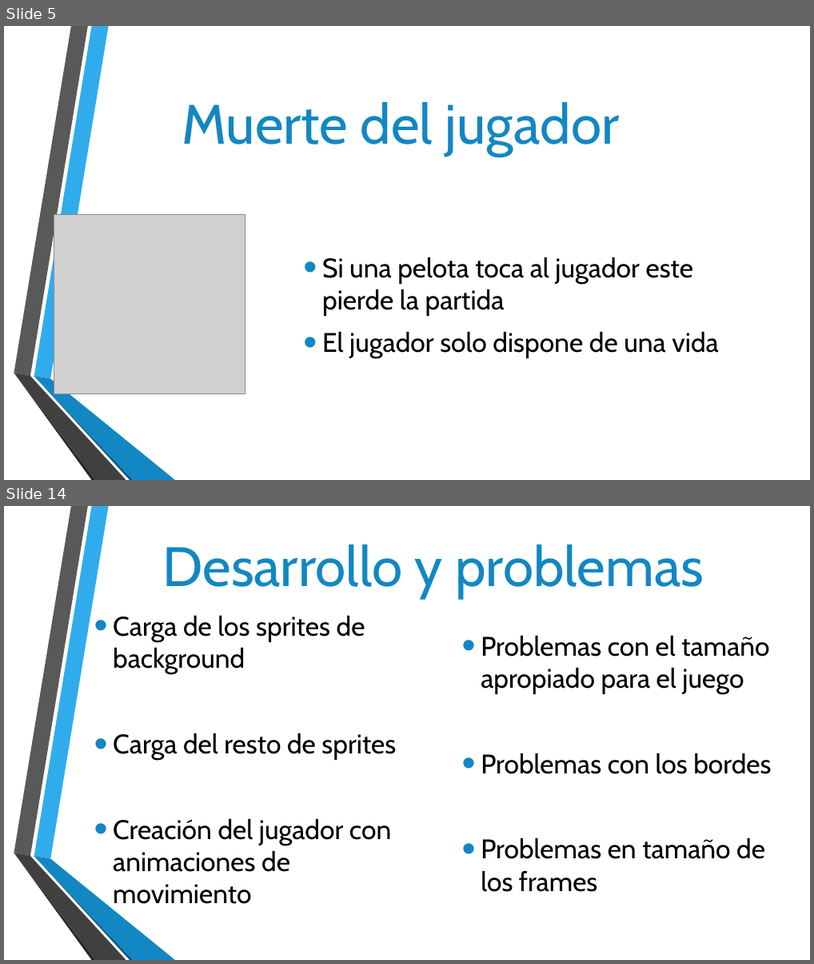
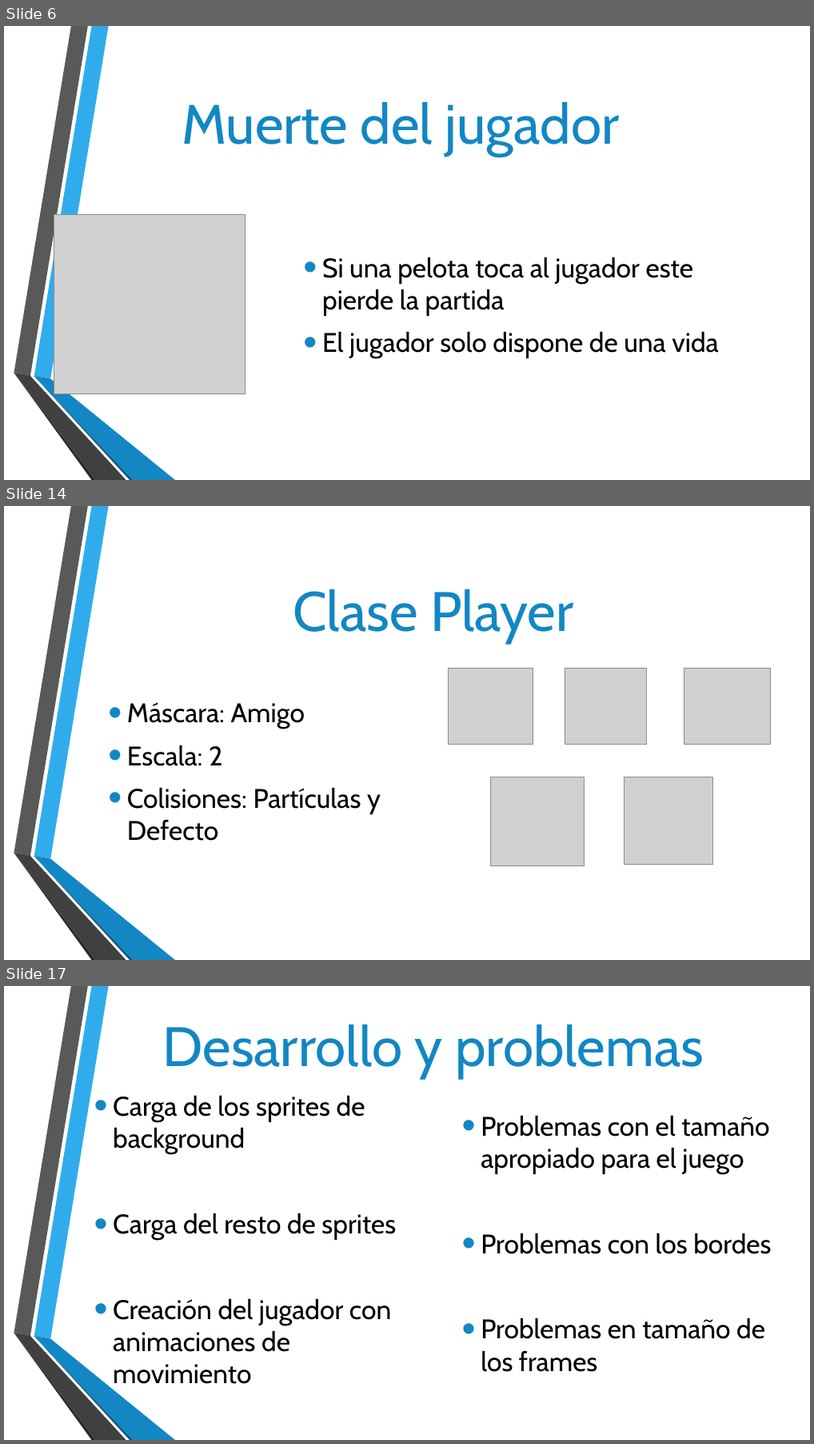
Before and after one commit to alvarocual/Super-Pang, a slide deck: SUPER PANG.pptx. Shown one above the other, each under a label of ours: slides 5 and 14 before the commit, slides 6, 14 and 17 after it; the slides between them are not shown. The pictures are 814x964 and 814x1444 pixels, drawn with LibreOffice and Linux fonts; fonts in the diff are those of the drawing; grey boxes stand for pictures; background and template pictures are left out. Boxes give left, top, right and bottom in pixels: in the first picture for what was removed or moved away, otherwise in the second. Text is boxed around its words. In the diff, an @@ line names an element or a change of style, - is before the commit and + after.

```diff
--- a/SUPER PANG.pptx
+++ b/SUPER PANG.pptx
@@ slide 14 added at (x1=4, y1=506, x2=810, y2=960), background picture (left out); not listed: 6 template elements that a slide beside it also shows @@
@@ title added at (x1=293, y1=589, x2=574, y2=644), 66 pt, text #1287C3 @@
+Clase Player
@@ picture added at (x1=449, y1=668, x2=534, y2=744) @@
@@ picture added at (x1=566, y1=668, x2=647, y2=744) @@
@@ picture added at (x1=685, y1=668, x2=771, y2=744) @@
@@ text added at (x1=127, y1=702, x2=381, y2=840), 32 pt, text #000000 @@
+• Máscara: Amigo
+• Escala: 2
+• Colisiones: Partículas y Defecto
@@ picture added at (x1=491, y1=776, x2=584, y2=865) @@
@@ picture added at (x1=625, y1=776, x2=713, y2=864) @@
@@ what was slide 5 is now slide 6 @@
@@ what was slide 14 is now slide 17 @@
```
Also in this commit, not shown: 5 slides changed, 7 other slides added, 4 slides removed.
